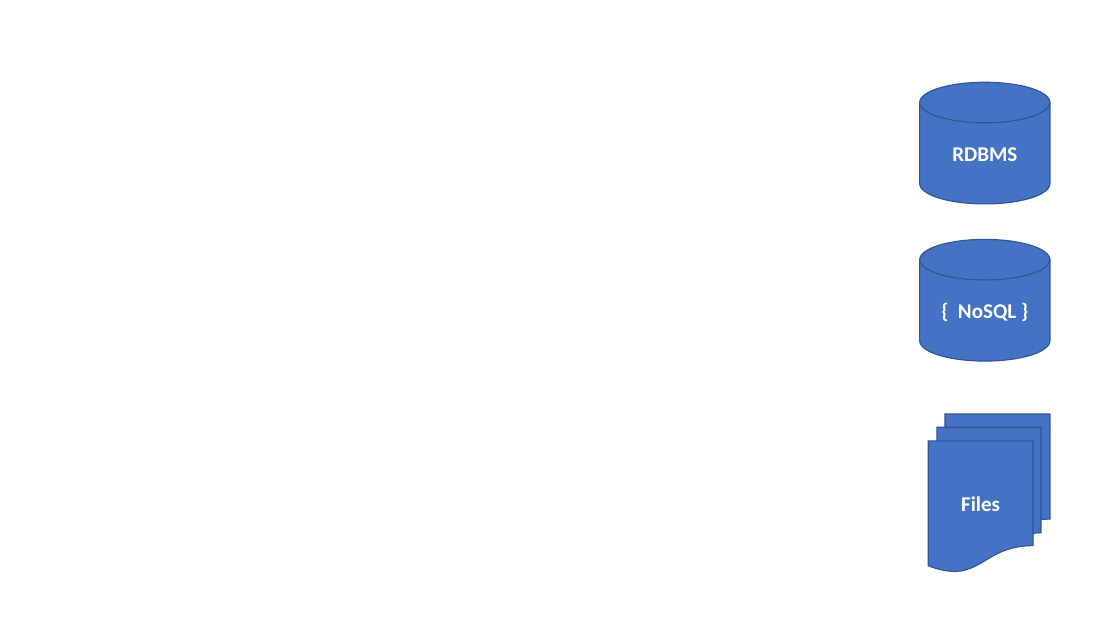
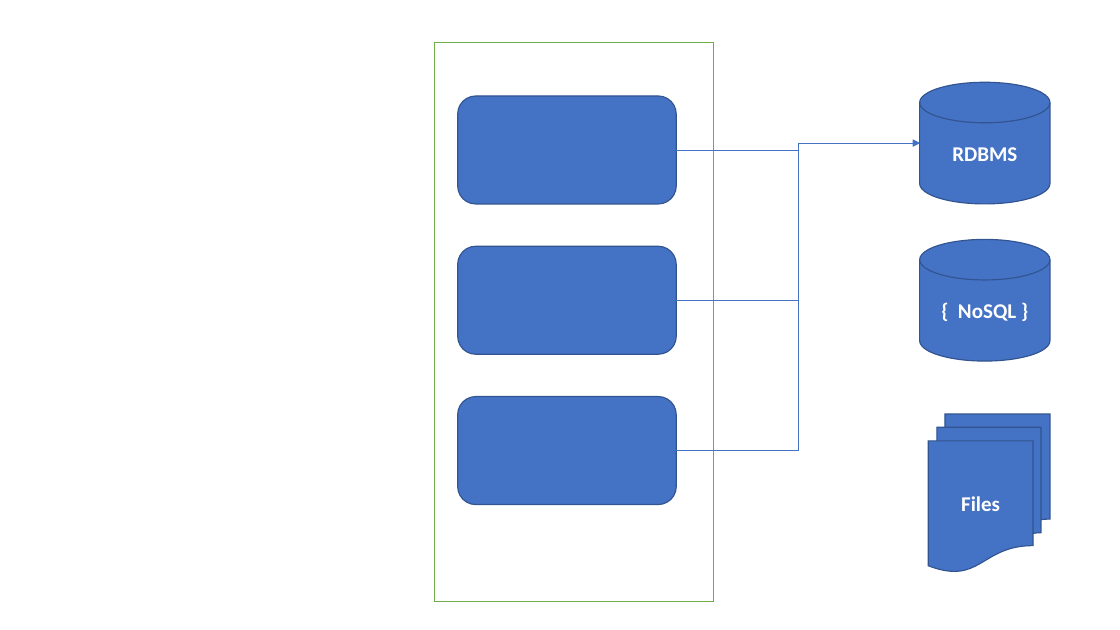
Before and after one commit to maheshsabnis/NetFrwk_Projects, a slide deck: slide 13 of Training-Images.pptx. Drawn at 1120x630 pixels with LibreOffice and Linux fonts; fonts in the diff are those of the drawing. Boxes give left, top, right and bottom in pixels: in the first picture for what was removed or moved away, otherwise in the second. Text is boxed around its words. In the diff, an @@ line names an element or a change of style, - is before the commit and + after.

```diff
--- a/Training-Images.pptx
+++ b/Training-Images.pptx
@@ rectangle added at (434,43,713,602), fill #FFFFFF, outline #70AD47 1 pt @@
@@ rounded rectangle added at (458,96,676,204), fill #4472C4, outline #325491 1 pt @@
@@ elbow arrow added from (676, 150) to (920, 143), #4472C4 0.5 pt @@
@@ elbow arrow added from (676, 300) to (920, 143), #4472C4 0.5 pt @@
@@ elbow arrow added from (676, 450) to (920, 143), #4472C4 0.5 pt @@
@@ rounded rectangle added at (458,246,676,355), fill #4472C4, outline #325491 1 pt @@
@@ rounded rectangle added at (458,397,676,505), fill #4472C4, outline #325491 1 pt @@
```
Also in this commit, not shown: 1 slide added, 7 other files.
